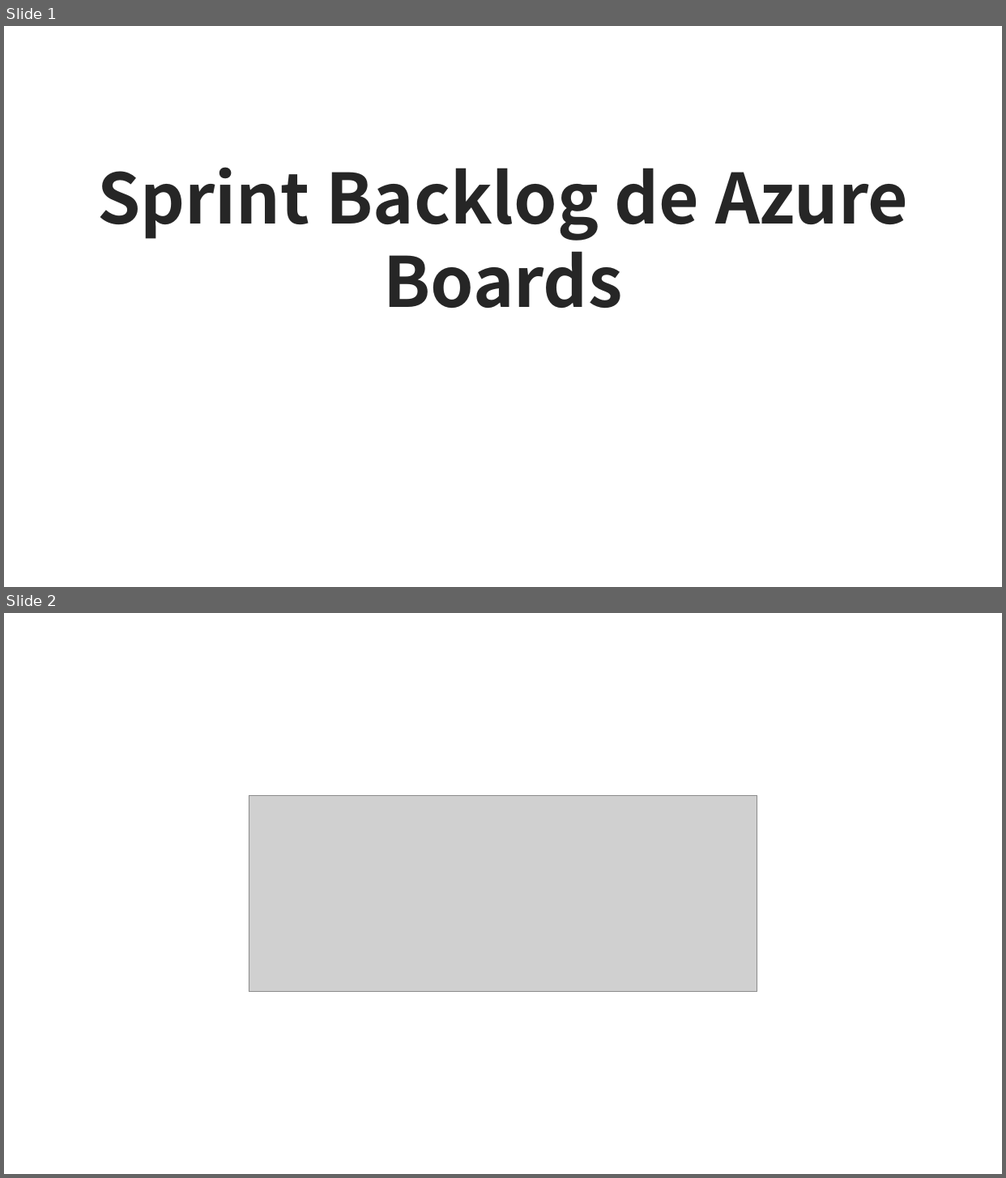
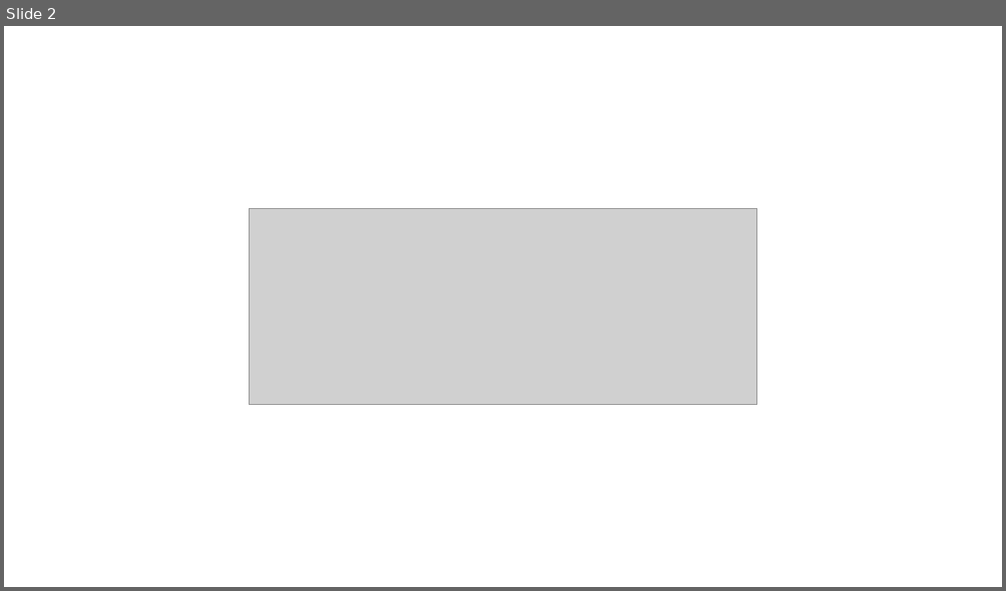
Before and after one commit to Santirazoqui/Irazoqui-Costa-Castineiras-Begino-Turchi, a slide deck: Tablero Completo de Azure.pptx. Shown one above the other, each under a label of ours: slides 1 and 2 before the commit, slide 2 after it. The pictures are 1006x1178 and 1006x591 pixels, drawn with LibreOffice and Linux fonts; fonts in the diff are those of the drawing; grey boxes stand for pictures. Boxes give left, top, right and bottom in pixels: in the first picture for what was removed or moved away, otherwise in the second. Text is boxed around its words. In the diff, an @@ line names an element or a change of style, - is before the commit and + after.

Commit message:
Add Sprint Retrospective and Review documentation

```diff
--- a/Tablero Completo de Azure.pptx
+++ b/Tablero Completo de Azure.pptx
@@ slide 1 removed at (x1=4, y1=26, x2=1002, y2=587), background #FFFFFF @@
@@ title removed at (x1=97, y1=167, x2=908, y2=308) @@
-Sprint Backlog de Azure Boards
```
Also in this commit, not shown: 1 slide added, 2 other files.
